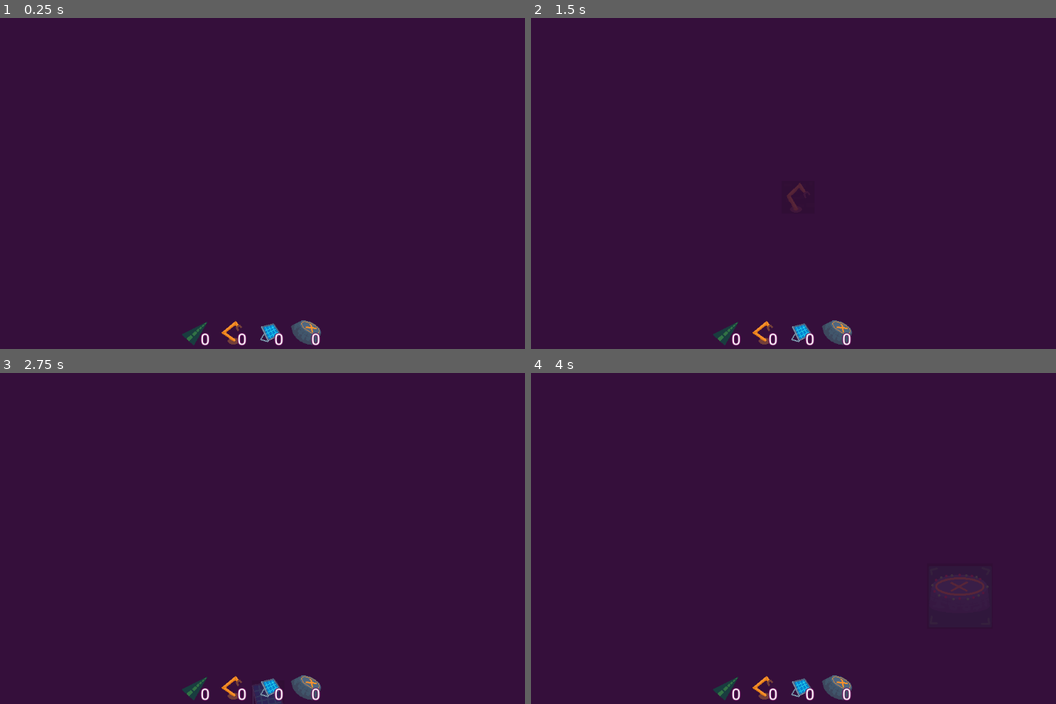
Above: before the commit, frames 1-4 (two rows, left to right).
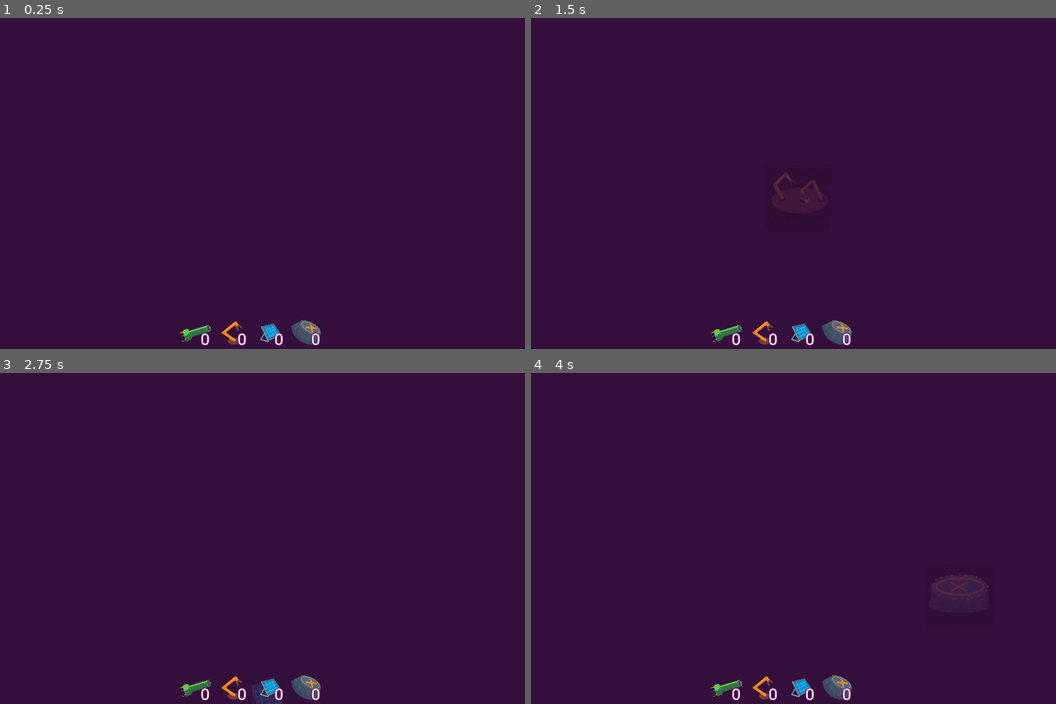
Above: after the commit, the same moments.

Repository: EdShel/StellarConstructor
Game: Godot game, scene res://objects/game.tscn
Same seed, same stepped clock (60 frames per second), same inputs: the game is played once before the commit and once after it.
Inputs (mouse positions are in pixels of both pictures, inside the frame that each line leads up to):
- Up to frame 1 (0.25 s): no input
- Up to frame 2 (1.5 s): tap Enter at 0.5 s; drag from (725, 332) to (840, 110) at 0.52 s; tap Space at 1.25 s; drag from (762, 332) to (861, 57) at 1.27 s
- Up to frame 3 (2.75 s): tap Enter at 2 s; move the mouse to (267, 687) at 2.02 s; click (267, 687) at 2.17 s
- Up to frame 4 (4 s): tap Space at 2.75 s; drag from (835, 687) to (604, 488) at 2.77 s; tap Enter at 3.5 s; move the mouse to (956, 588) at 3.52 s; click (956, 588) at 3.67 s

The runs differ from the first frame. In frame 1, 0.2% of the frame differs, in the area x 34-41%, y 91-99%; in frame 2, 0.3%, in the area x 34-56%, y 46-99%; in frame 3, 0.2%; in frame 4, 0.2%.

Commit message:
Make factory 2x2, replace road with gravity piston

Diff:
--- a/objects/build_grid/ghost.gd
+++ b/objects/build_grid/ghost.gd
@@ -18,9 +18,6 @@
 	if event is InputEventMouseMotion:
 		var world_coord = get_canvas_transform().affine_inverse() * event.position
 		var snap_coord = snapped(world_coord, Vector2(64, 64))
-		print(world_coord)
-		print(snap_coord)
-		var half_cell_offset = Vector2(32, 32)
 		global_position = snap_coord
 
 func update(sprite: AtlasTexture):
--- a/objects/ui/toolbar/toolbar.tscn
+++ b/objects/ui/toolbar/toolbar.tscn
@@ -1,7 +1,7 @@
 [gd_scene load_steps=6 format=3 uid="uid://csmg87yqk0t47"]
 
 [ext_resource type="PackedScene" uid="uid://cj1qv5rq1eymd" path="res://objects/ui/toolbar/toolbar_item.tscn" id="1_gsl5n"]
-[ext_resource type="Texture2D" uid="uid://ccmoicbfjvdp4" path="res://sprites/items/road.tres" id="2_3lwy2"]
+[ext_resource type="Texture2D" uid="uid://ccmoicbfjvdp4" path="res://sprites/items/piston.tres" id="2_3lwy2"]
 [ext_resource type="Texture2D" uid="uid://b3vrsy81ufvcq" path="res://sprites/items/factory.tres" id="3_ts8rh"]
 [ext_resource type="Texture2D" uid="uid://c1qt7alxjfufl" path="res://sprites/items/solar.tres" id="4_ufjfk"]
 [ext_resource type="Texture2D" uid="uid://dtprhahhr5wd0" path="res://sprites/items/landing_pad.tres" id="5_j3vlf"]
@@ -12,10 +12,10 @@
 theme_override_constants/separation = 8
 alignment = 1
 
-[node name="road" parent="." instance=ExtResource("1_gsl5n")]
+[node name="piston" parent="." instance=ExtResource("1_gsl5n")]
 layout_mode = 2
 
-[node name="Icon" parent="road" index="0"]
+[node name="Icon" parent="piston" index="0"]
 texture = ExtResource("2_3lwy2")
 
 [node name="factory" parent="." instance=ExtResource("1_gsl5n")]
@@ -36,7 +36,7 @@
 [node name="Icon" parent="landing_pad" index="0"]
 texture = ExtResource("5_j3vlf")
 
-[editable path="road"]
+[editable path="piston"]
 [editable path="factory"]
 [editable path="solar"]
 [editable path="landing_pad"]
--- a/sprites/builds/factory.tres
+++ b/sprites/builds/factory.tres
@@ -4,4 +4,4 @@
 
 [resource]
 atlas = ExtResource("1_iwjfd")
-region = Rect2(0, 64, 64, 64)
+region = Rect2(0, 384, 128, 128)
--- /dev/null
+++ b/sprites/builds/piston.tres
@@ -0,0 +1,7 @@
+[gd_resource type="AtlasTexture" load_steps=2 format=3 uid="uid://c2vf1d1tjcxc4"]
+
+[ext_resource type="Texture2D" uid="uid://cmkkht63lrq6v" path="res://sprites/builds.png" id="1_3t3d1"]
+
+[resource]
+atlas = ExtResource("1_3t3d1")
+region = Rect2(0, 128, 64, 64)
--- a/sprites/builds/road.tres
+++ /dev/null
@@ -1,7 +0,0 @@
-[gd_resource type="AtlasTexture" load_steps=2 format=3 uid="uid://c2vf1d1tjcxc4"]
-
-[ext_resource type="Texture2D" uid="uid://cmkkht63lrq6v" path="res://sprites/builds.png" id="1_kd5ob"]
-
-[resource]
-atlas = ExtResource("1_kd5ob")
-region = Rect2(64, 0, 64, 64)
Binary file changed: sprites/builds.png
Binary file changed: sprites/items.png
Renamed: sprites/items/road.tres -> sprites/items/piston.tres
